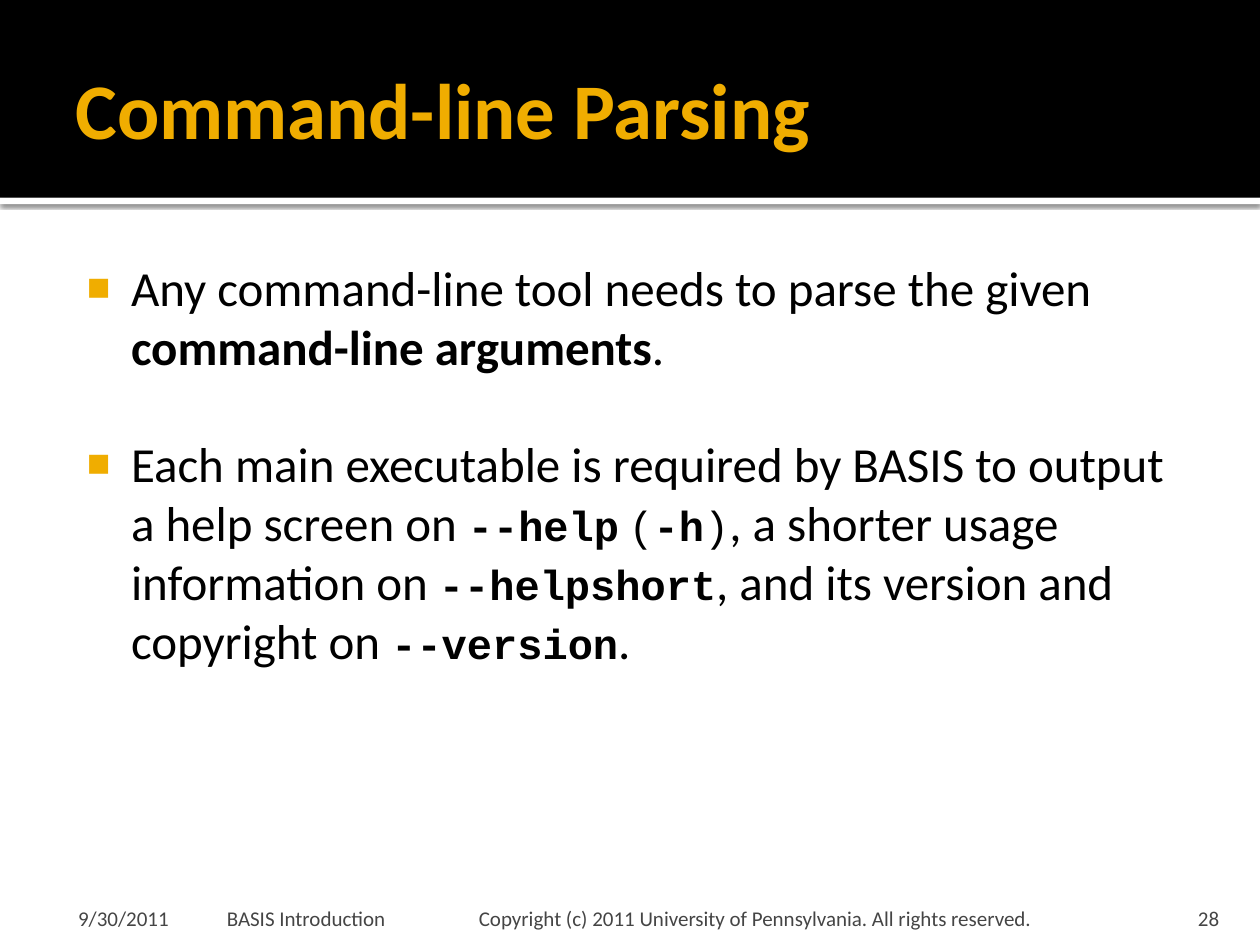
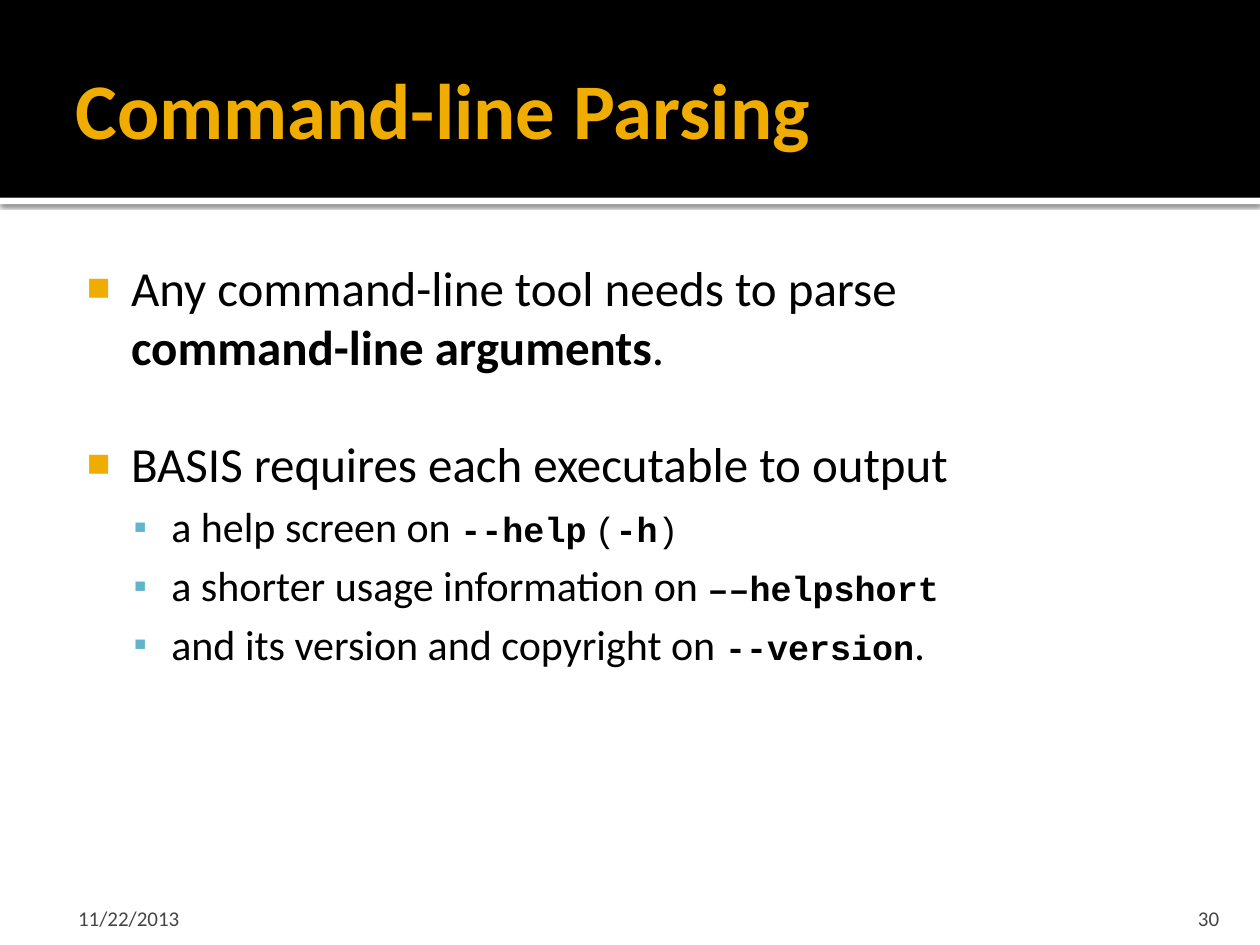
Before and after one commit to cmake-basis/legacy, a slide deck: slide 30 of doc/BASIS_Introduction.pptx (slide 28 before the commit). Drawn at 1260x945 pixels with LibreOffice and Linux fonts; fonts in the diff are those of the drawing; background and template pictures are left out. Boxes give left, top, right and bottom in pixels: in the first picture for what was removed or moved away, otherwise in the second. Text is boxed around its words. In the diff, an @@ line names an element or a change of style, - is before the commit and + after.

Commit message:
Issue #237 Correct dead links in Basis Introduction. Also improved clarity and updated outdated parts of the presentation to match the 3.0 release.

```diff
--- a/doc/BASIS_Introduction.pptx
+++ b/doc/BASIS_Introduction.pptx
@@ text at <box>131,272,948,668</box>: text changed @@
-■ Any command-line tool needs to parse the given command-line arguments.
-■ Each main executable is required by BASIS to output a help screen on --help (-h), a shorter usage information on --helpshort, and its version and copyright on --version.
+■ Any command-line tool needs to parse
+  command-line arguments.
+■ BASIS requires each executable to output
+  ▪ a help screen on --help (-h)
+  ▪ a shorter usage information on ––helpshort
+  ▪ and its version and copyright on --version.
@@ text at <box>78,911,179,927</box>: text changed @@
-9/30/2011
+11/22/2013
@@ text removed at <box>227,911,1031,930</box> @@
-BASIS Introduction Copyright (c) 2011 University of Pennsylvania. All rights reserved.
@@ page number at <box>1198,912,1219,926</box>: text changed @@
-28
+30
```
Also in this commit, not shown: 36 other slides changed, 6 slides added, 3 slides removed.
